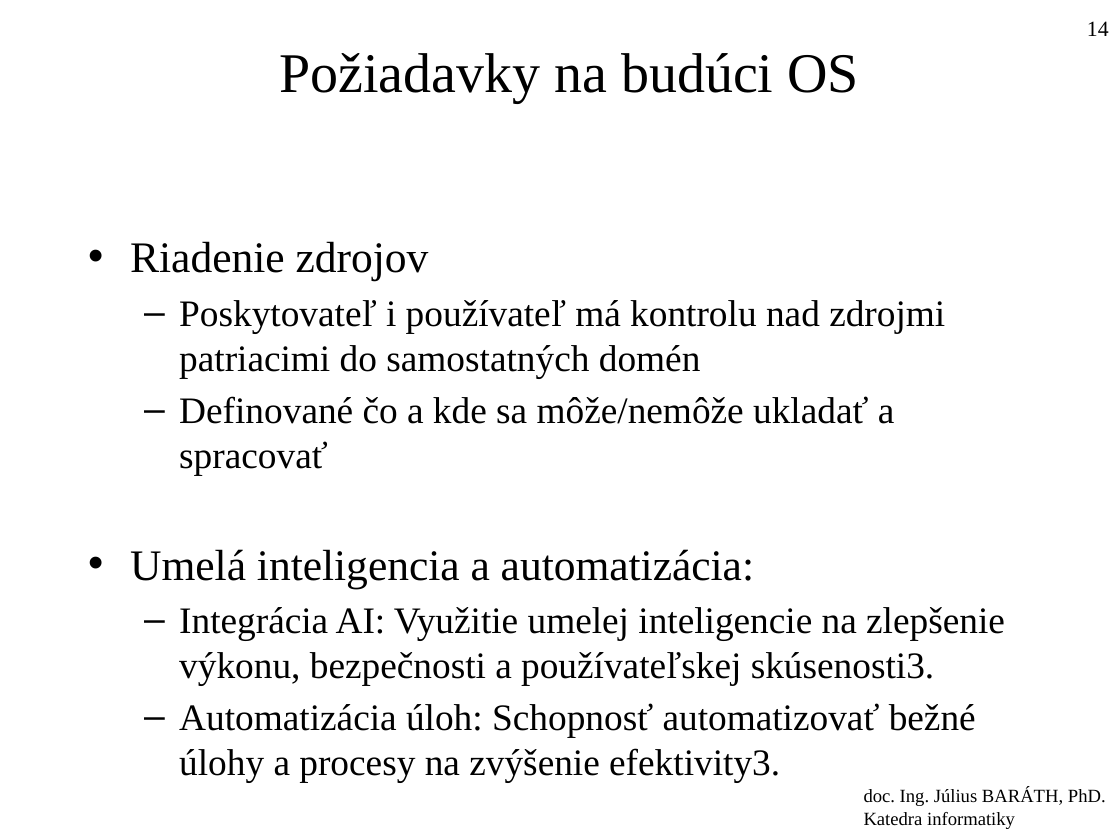
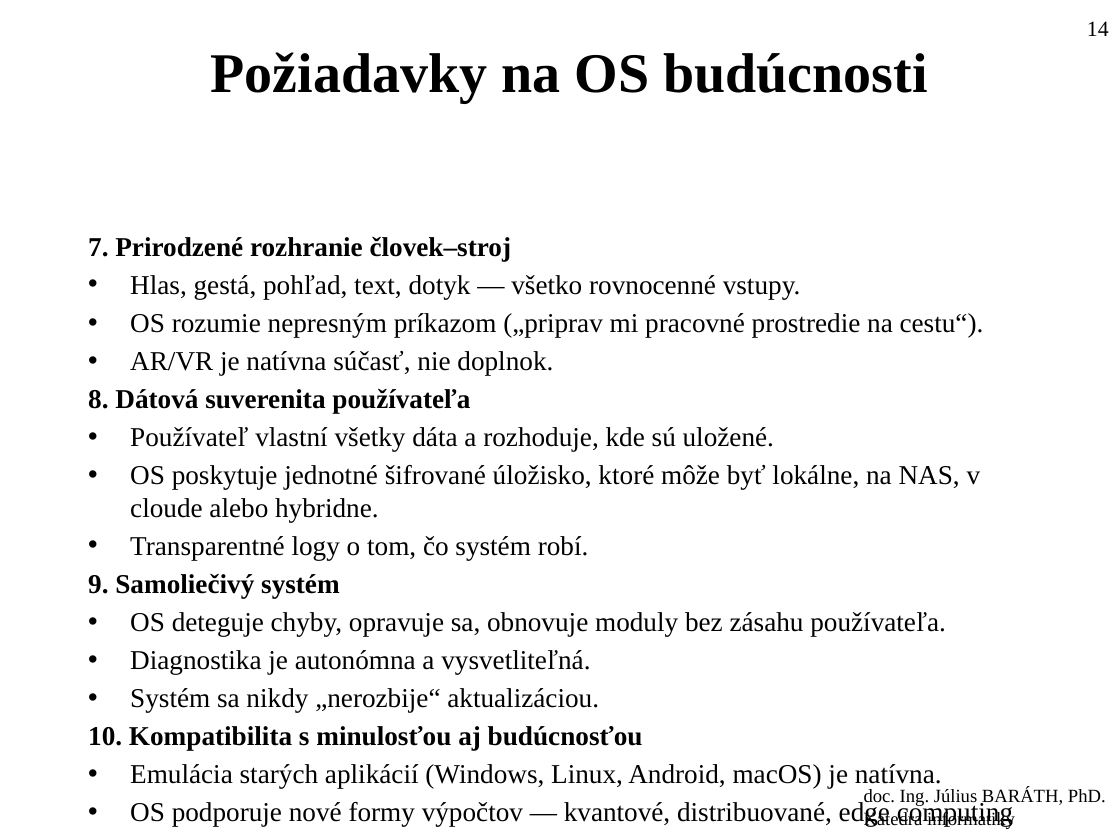
Before and after one commit to jb23lm87/OS-prednasky, a slide deck: slide 14 of OS 1 Úvod do OS.pptx. Drawn at 1120x840 pixels with LibreOffice and Linux fonts; fonts in the diff are those of the drawing. Boxes give left, top, right and bottom in pixels: in the first picture for what was removed or moved away, otherwise in the second. Text is boxed around its words. In the diff, an @@ line names an element or a change of style, - is before the commit and + after.

```diff
--- a/OS 1 Úvod do OS.pptx
+++ b/OS 1 Úvod do OS.pptx
@@ title at (x1=211, y1=52, x2=927, y2=102): text changed; bold on @@
-Požiadavky na budúci OS
+Požiadavky na OS budúcnosti
@@ text at (x1=88, y1=237, x2=984, y2=788): text changed; size 24 to 17.5 pt @@
-• Riadenie zdrojov
-  – Poskytovateľ i používateľ má kontrolu nad zdrojmi patriacimi do samostatných domén
-  – Definované čo a kde sa môže/nemôže ukladať a spracovať
-• Umelá inteligencia a automatizácia:
-  – Integrácia AI: Využitie umelej inteligencie na zlepšenie výkonu, bezpečnosti a používateľskej skúsenosti3.
-  – Automatizácia úloh: Schopnosť automatizovať bežné úlohy a procesy na zvýšenie efektivity3.
+7. Prirodzené rozhranie človek–stroj
+• Hlas, gestá, pohľad, text, dotyk — všetko rovnocenné vstupy.
+• OS rozumie nepresným príkazom („priprav mi pracovné prostredie na cestu“).
+• AR/VR je natívna súčasť, nie doplnok.
+8. Dátová suverenita používateľa
+• Používateľ vlastní všetky dáta a rozhoduje, kde sú uložené.
+• OS poskytuje jednotné šifrované úložisko, ktoré môže byť lokálne, na NAS, v cloude alebo hybridne.
+• Transparentné logy o tom, čo systém robí.
+9. Samoliečivý systém
+• OS deteguje chyby, opravuje sa, obnovuje moduly bez zásahu používateľa.
+• Diagnostika je autonómna a vysvetliteľná.
+• Systém sa nikdy „nerozbije“ aktualizáciou.
+10. Kompatibilita s minulosťou aj budúcnosťou
+• Emulácia starých aplikácií (Windows, Linux, Android, macOS) je natívna.
+• OS podporuje nové formy výpočtov — kvantové, distribuované, edge computing
```
Also in this commit, not shown: 2 slides added, 4 slides removed.
